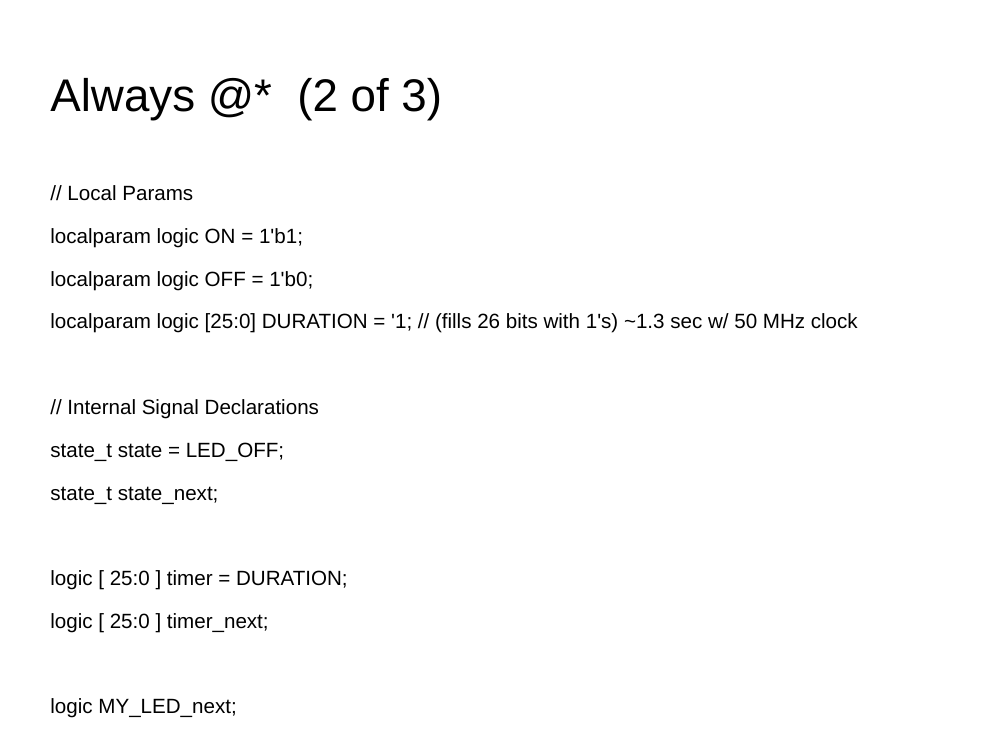
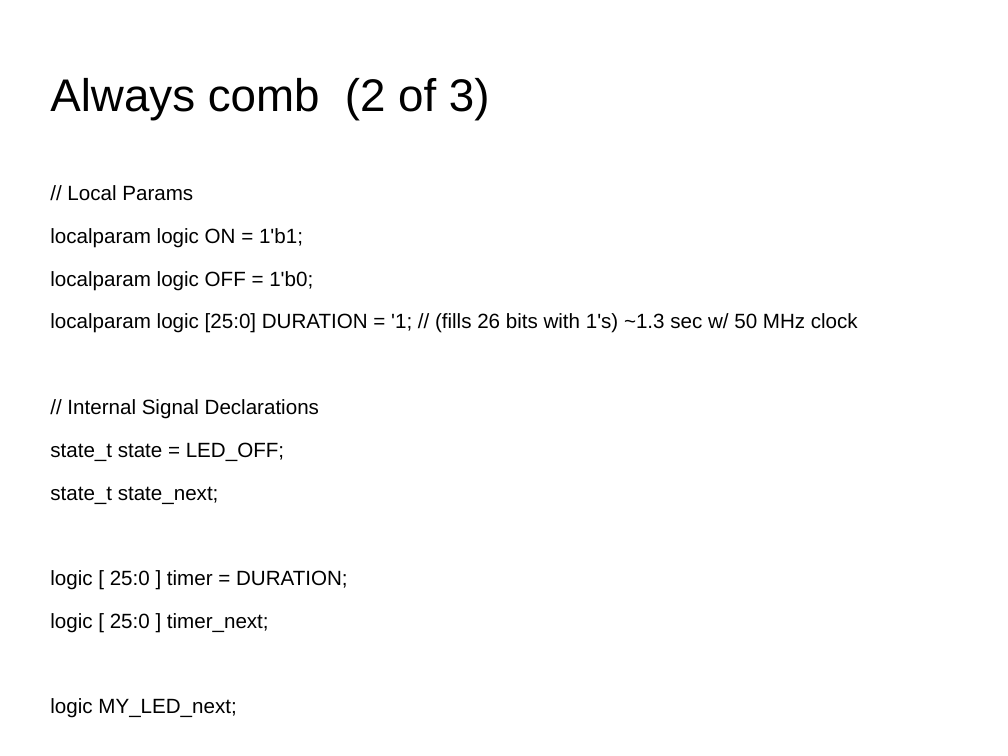
Before and after one commit to AustinFPGA/MeetingSlides, a slide deck: slide 18 of HelloWorldFPGA.odp. Drawn at 1008x756 pixels with LibreOffice and Linux fonts; fonts in the diff are those of the drawing; background and template pictures are left out. Boxes give left, top, right and bottom in pixels: in the first picture for what was removed or moved away, otherwise in the second. Text is boxed around its words. In the diff, an @@ line names an element or a change of style, - is before the commit and + after.

```diff
--- a/HelloWorldFPGA.odp
+++ b/HelloWorldFPGA.odp
@@ title at bbox=[50, 78, 490, 121]: text changed @@
-Always @* (2 of 3)
+Always comb (2 of 3)
```
Also in this commit, not shown: 4 other slides changed, 2 slides added.
